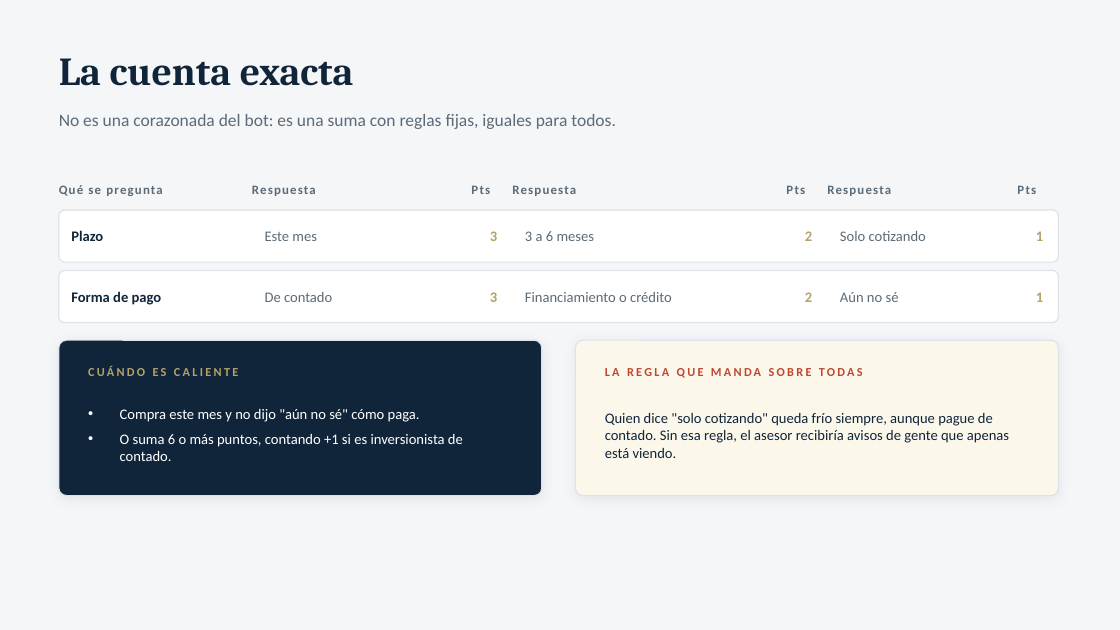
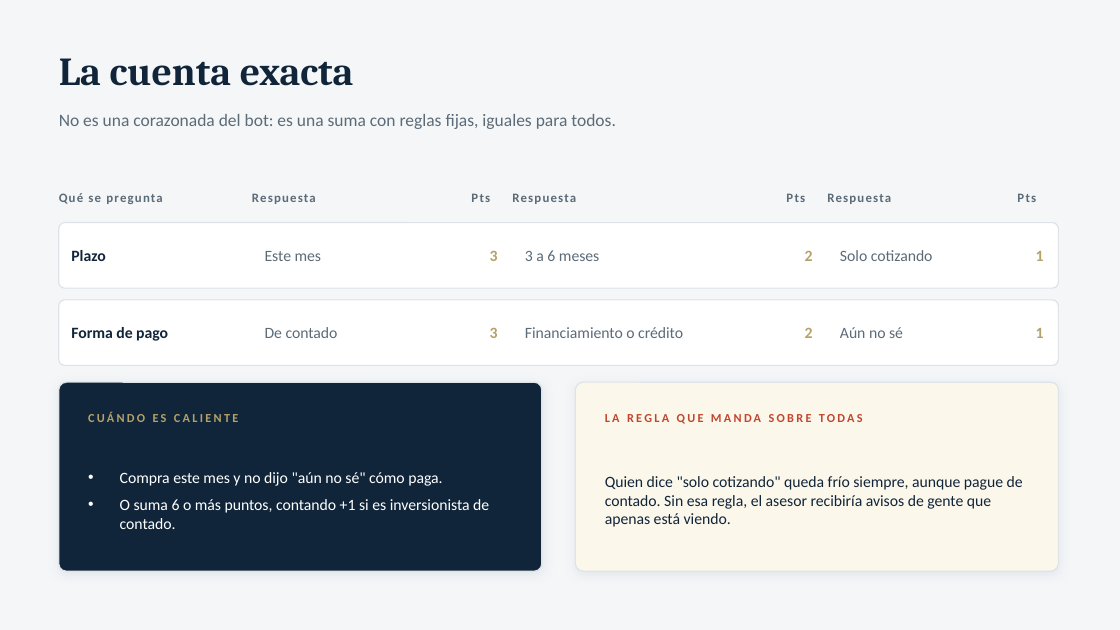
Before and after one commit to jjalwaysinnovating-star/Maderas, a slide deck: slide 13 of presentacion/sistema-ciudad-maderas.pptx. Drawn at 1120x630 pixels with LibreOffice and Linux fonts; fonts in the diff are those of the drawing. Boxes give left, top, right and bottom in pixels: in the first picture for what was removed or moved away, otherwise in the second. Text is boxed around its words. In the diff, an @@ line names an element or a change of style, - is before the commit and + after.

```diff
--- a/presentacion/sistema-ciudad-maderas.pptx
+++ b/presentacion/sistema-ciudad-maderas.pptx
@@ 7 texts: place and size @@
-7 texts at (59,185,1036,196)
+7 texts at (59,193,1036,204)
@@ rounded rectangle: place and size @@
-rounded rectangle at (59,210,1059,262)
+rounded rectangle at (59,223,1059,288)
@@ text "Plazo": place and size @@
-text "Plazo" at (71,230,103,241)
+text "Plazo" at (71,250,105,261)
@@ text "Este mes": place and size @@
-text "Este mes" at (265,231,317,241)
+text "Este mes" at (265,251,321,261)
@@ text "3": place and size @@
-text "3" at (490,231,497,241)
+text "3" at (490,250,498,261)
@@ text "3 a 6 meses": place and size @@
-text "3 a 6 meses" at (525,231,595,241)
+text "3 a 6 meses" at (525,250,599,261)
@@ text "2": place and size @@
-text "2" at (805,231,812,241)
+text "2" at (805,250,813,261)
@@ text "Solo cotizando": place and size @@
-text "Solo cotizando" at (840,231,926,241)
+text "Solo cotizando" at (840,250,933,261)
@@ text "1": place and size @@
-text "1" at (1036,231,1043,241)
+text "1" at (1036,251,1044,261)
@@ rounded rectangle: place and size @@
-rounded rectangle at (59,271,1059,323)
+rounded rectangle at (59,300,1059,365)
@@ text "Forma de pago": place and size @@
-text "Forma de pago" at (71,291,162,305)
+text "Forma de pago" at (71,327,168,341)
@@ text "De contado": place and size @@
-text "De contado" at (265,292,332,302)
+text "De contado" at (265,327,338,338)
@@ text "3": place and size @@
-text "3" at (490,292,497,302)
+text "3" at (490,327,498,338)
@@ text "Financiamiento o crédito": place and size @@
-text "Financiamiento o crédito" at (525,292,672,302)
+text "Financiamiento o crédito" at (525,327,683,338)
@@ text "2": place and size @@
-text "2" at (805,292,812,302)
+text "2" at (805,327,813,338)
@@ text "Aún no sé": place and size @@
-text "Aún no sé" at (840,292,899,302)
+text "Aún no sé" at (840,327,903,338)
@@ text "1": place and size @@
-text "1" at (1036,292,1043,302)
+text "1" at (1036,328,1044,338)
@@ rounded rectangle: place and size @@
-rounded rectangle at (59,340,542,496)
+rounded rectangle at (59,382,542,571)
@@ proportions changed in 4 elements at (59,223,1059,288), (59,300,1059,365), (59,382,542,571), (576,382,1059,571) @@
@@ rounded rectangle: place and size @@
-rounded rectangle at (576,340,1059,496)
+rounded rectangle at (576,382,1059,571)
@@ text "CUÁNDO ES CALIENTE": place and size @@
-text "CUÁNDO ES CALIENTE" at (88,366,238,376)
+text "CUÁNDO ES CALIENTE" at (88,412,238,422)
@@ text "LA REGLA QUE MANDA SOBRE ...": place and size @@
-text "LA REGLA QUE MANDA SOBRE ..." at (605,368,863,378)
+text "LA REGLA QUE MANDA SOBRE ..." at (605,414,863,424)
@@ text "Compra este mes y no ...": place and size @@
-text "Compra este mes y no ..." at (120,409,463,461)
+text "Compra este mes y no ..." at (120,472,489,529)
@@ text "Compra este mes y no ..." at (120,472,489,529): size 12.5 to 13.5 pt; more space between paragraphs @@
@@ size 12.5 to 13.5 pt in 15 elements at (525,250,599,261), (265,251,321,261), (71,250,105,261), (840,250,933,261), (490,250,498,261), (805,250,813,261), (1036,251,1044,261), (525,327,683,338), (265,327,338,338), (71,327,168,341), (840,327,903,338), (490,327,498,338), (805,327,813,338), (1036,328,1044,338), (605,476,1023,527) @@
@@ text "Quien dice "solo cotizando" queda ...": place and size @@
-text "Quien dice "solo cotizando" queda ..." at (605,413,1009,458)
+text "Quien dice "solo cotizando" queda ..." at (605,476,1023,527)
```
Also in this commit, not shown: 14 other slides changed, 3 other files.
